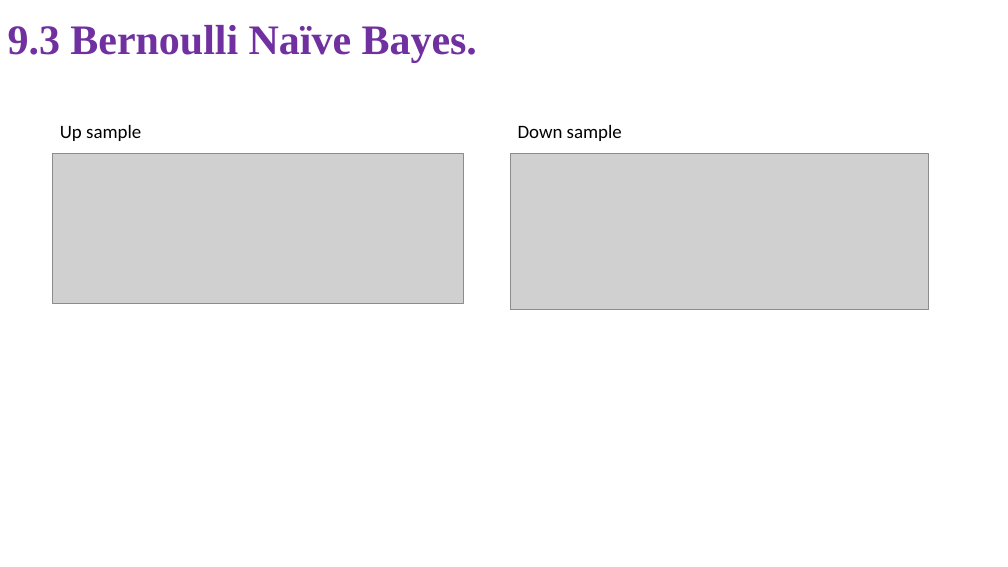
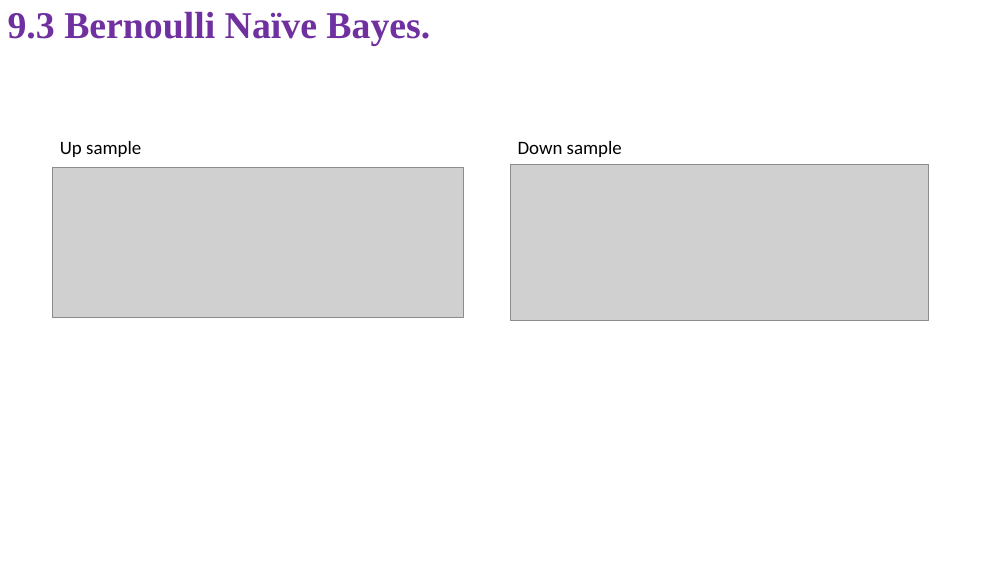
Before and after one commit to NghiLamPhuc/MachineLearning_2020_2021_HK1, a slide deck: slide 44 of FinalProject/Final.pptx. Drawn at 1008x567 pixels with LibreOffice and Linux fonts; fonts in the diff are those of the drawing; grey boxes stand for pictures. Boxes give left, top, right and bottom in pixels: in the first picture for what was removed or moved away, otherwise in the second. Text is boxed around its words. In the diff, an @@ line names an element or a change of style, - is before the commit and + after.

```diff
--- a/FinalProject/Final.pptx
+++ b/FinalProject/Final.pptx
@@ title "9.3 Bernoulli Naïve Bayes." at [8, 11, 430, 45]: size 40 to 36 pt @@
@@ 2 texts, 1 picture: place and size @@
-2 texts, 1 picture at [52, 125, 622, 304]
+2 texts, 1 picture at [52, 141, 622, 318]
@@ picture: place and size @@
-picture at [510, 154, 929, 309]
+picture at [510, 165, 929, 321]
```
Also in this commit, not shown: 18 other slides changed, 50 other files.
